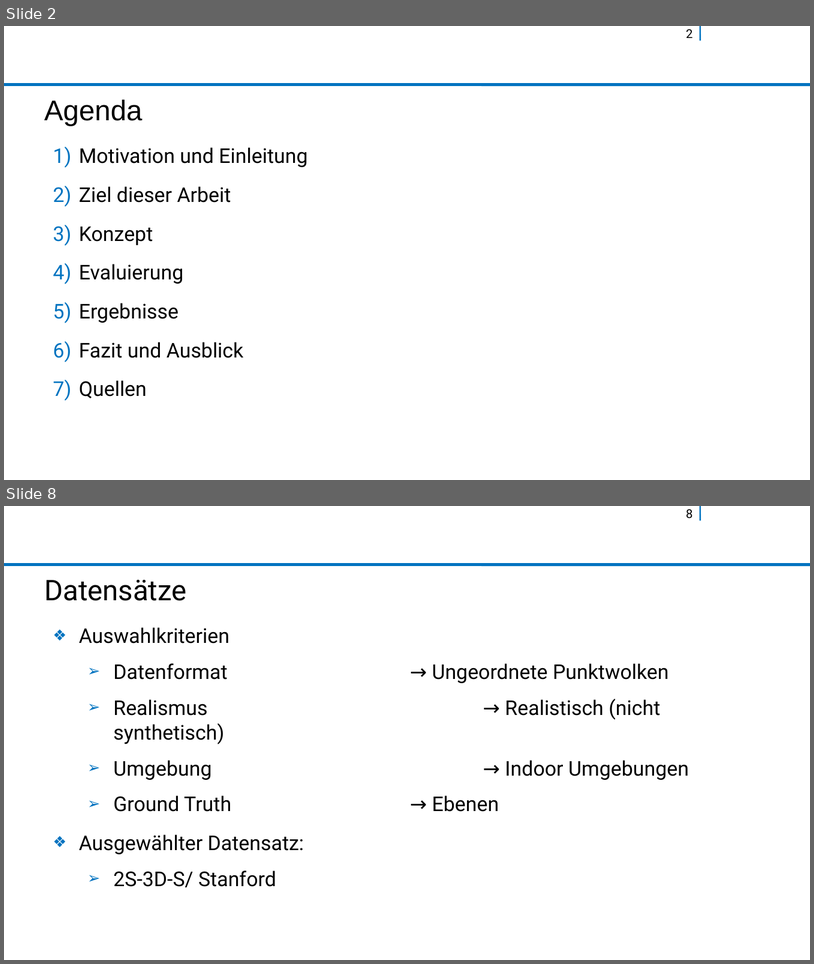
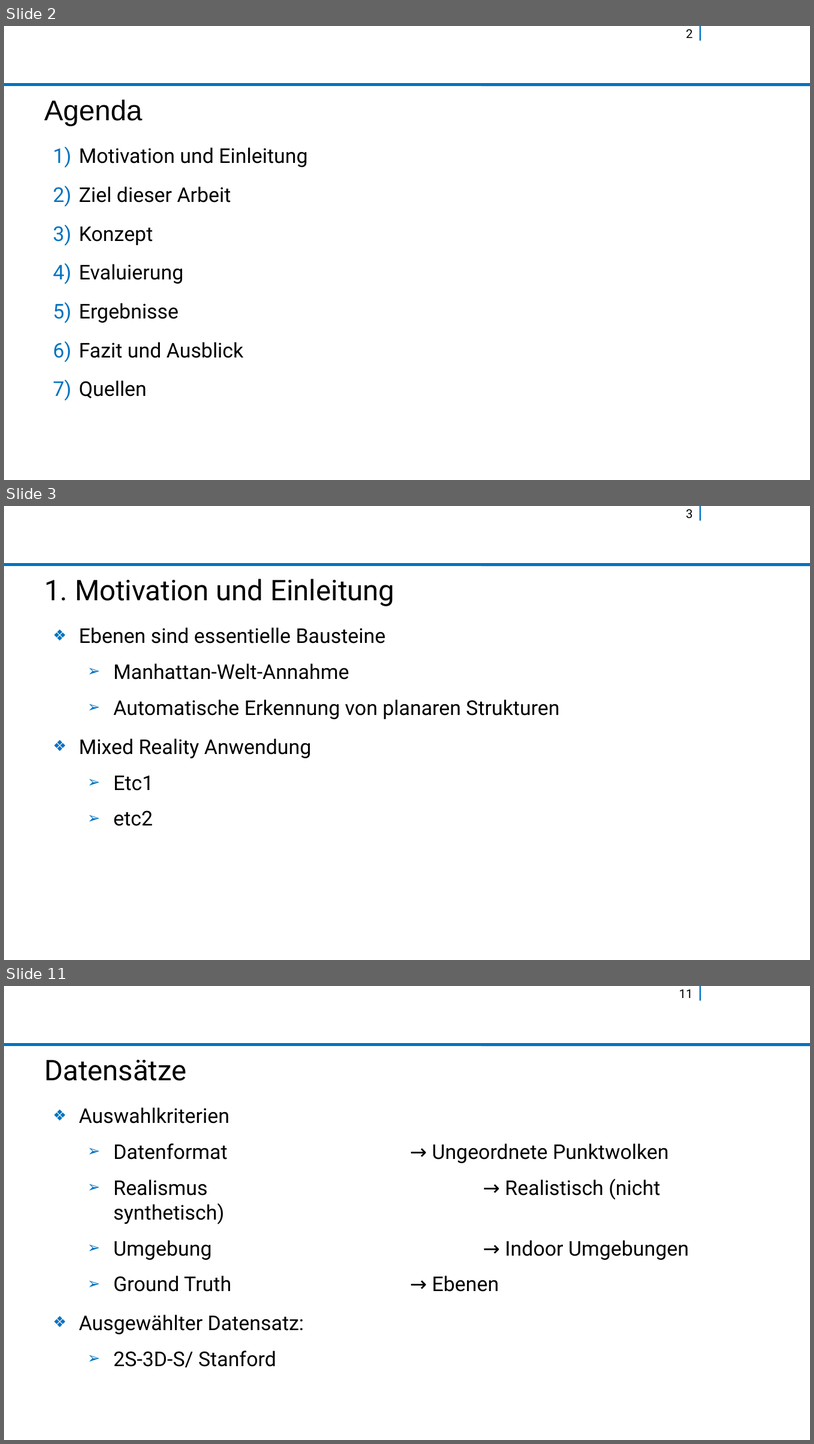
Before and after one commit to rocketman123456/Comparison-of-Real-Time-Plane-Detection-Algorithms, a slide deck: fin-prasentationsvorlage-libreoffice.odp. Shown one above the other, each under a label of ours: slides 2 and 8 before the commit, slides 2, 3 and 11 after it; the slides between them are not shown. The pictures are 814x964 and 814x1444 pixels, drawn with LibreOffice and Linux fonts; fonts in the diff are those of the drawing; background and template pictures are left out. Boxes give left, top, right and bottom in pixels: in the first picture for what was removed or moved away, otherwise in the second. Text is boxed around its words. In the diff, an @@ line names an element or a change of style, - is before the commit and + after.

```diff
--- a/fin-prasentationsvorlage-libreoffice.odp
+++ b/fin-prasentationsvorlage-libreoffice.odp
@@ slide 3 added at (x1=4, y1=506, x2=810, y2=960), background #FFFFFF; not listed: 2 template elements that a slide beside it also shows @@
@@ page number added at (x1=686, y1=509, x2=693, y2=519), 12 pt, text #000000 @@
+3
@@ title added at (x1=44, y1=579, x2=395, y2=606), 28 pt, text #000000 @@
+1. Motivation und Einleitung
@@ text added at (x1=79, y1=627, x2=560, y2=826), 20 pt, text #000000 @@
+❖ Ebenen sind essentielle Bausteine
+  ➢ Manhattan-Welt-Annahme
+  ➢ Automatische Erkennung von planaren Strukturen
+❖ Mixed Reality Anwendung
+  ➢ Etc1
+  ➢ etc2
@@ what was slide 8 is now slide 11 @@
@@ page number at (x1=680, y1=989, x2=693, y2=998): text changed @@
-8
+11
```
Also in this commit, not shown: 12 slides changed, 4 other slides added, 1 slide removed.
